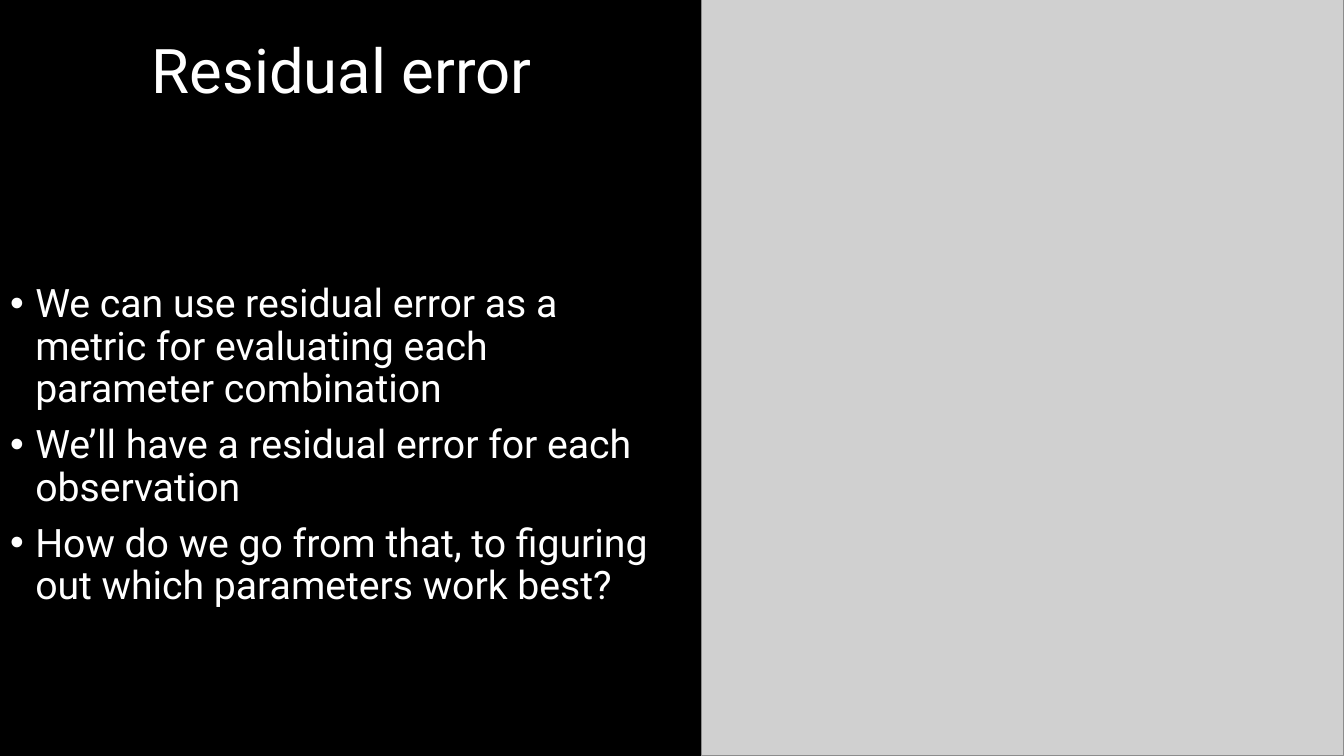
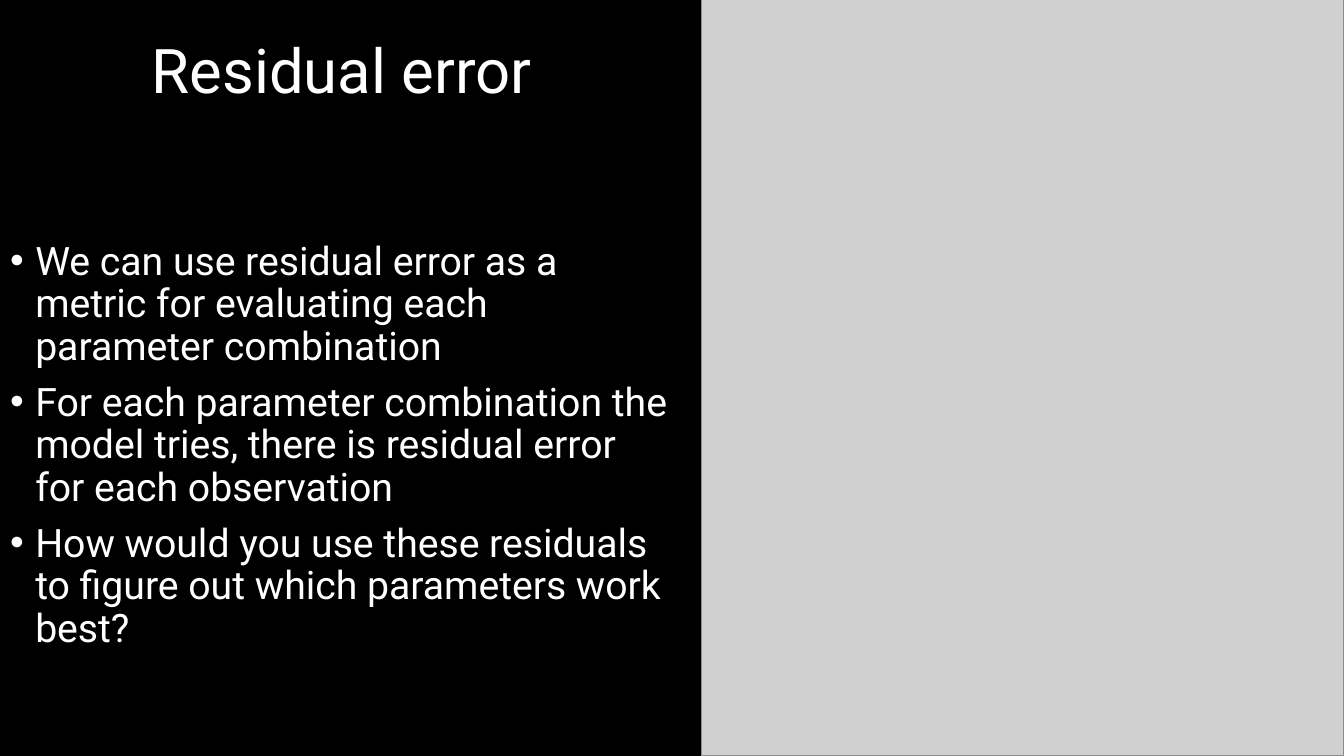
Before and after one commit to DeonRoos/stats-for-biologists, a slide deck: slide 17 of Lecture 5 - Cont LM/Slides/Linear models_w_Continuous.pptx. Drawn at 1344x756 pixels with LibreOffice and Linux fonts; fonts in the diff are those of the drawing; grey boxes stand for pictures. Boxes give left, top, right and bottom in pixels: in the first picture for what was removed or moved away, otherwise in the second. Text is boxed around its words. In the diff, an @@ line names an element or a change of style, - is before the commit and + after.

```diff
--- a/Lecture 5 - Cont LM/Slides/Linear models_w_Continuous.pptx
+++ b/Lecture 5 - Cont LM/Slides/Linear models_w_Continuous.pptx
@@ text at (35, 386, 667, 643): text changed @@
-• We’ll have a residual error for each observation
-• How do we go from that, to figuring out which parameters work best?
+• For each parameter combination the model tries, there is residual error for each observation
+• How would you use these residuals to figure out which parameters work best?
```
Also in this commit, not shown: 8 other slides changed, 9 slides added, 5 slides removed, 8 other files.
